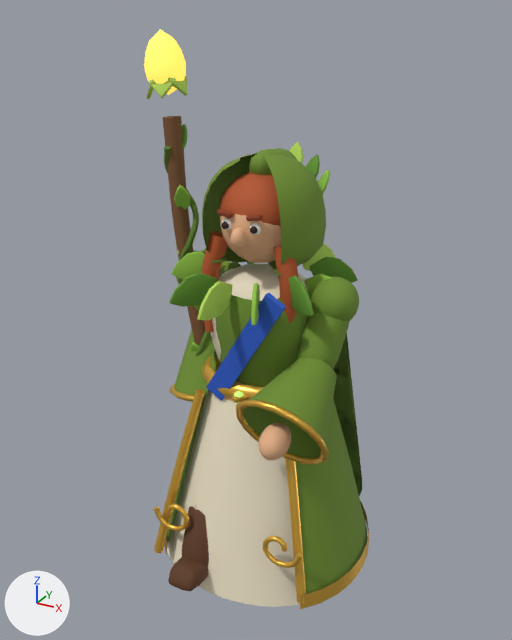
The glTF model public/models/mender.glb, before and after one commit.
The view is the same before and after, from a 50 mm camera at (0.676, -1.265, 1.259) aimed at (-0.023, 0.006, 0.623). Every picture has the same lights, and +X, +Y and +Z are marked at lower left. The first picture is the older version. Both versions are drawn at frame 15 of the action 'walk'; the numbers are the values there.

Names of what the first picture shows: 'bell.L', 'bell.R', 'chest_matte#62962e', 'head_matte#6f8f2e', 'head_matte#b5562a', 'hips_gold#f0bd4c', 'overTop', 'overrobe', 'sash', 'staff', 'underrobe', 'upperarm.L_matte#6f8f2e' and 25 more.
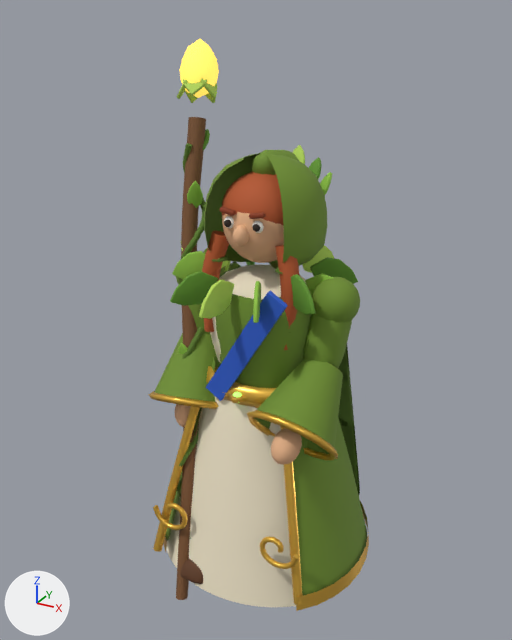
Not drawn themselves, but carrying or shaping drawn objects: ob_hips, ob_chest, ob_head, ob_upperarm_l, ob_upperarm_r, ob_thigh_r, ob_shin_r, ob_foot_r.

The edits, one by one:
Object 'hips' (ob_hips) moves from (0.0, 0.0, 0.451) to (0.0, 0.0, 0.449).
Object 'hips' (ob_hips) turns from (0, 0, 3.4) to (0, 0, 1.7) degrees about x, y and z.
Object 'chest' (ob_chest) turns from (3.4, 0, -4.5) to (1.7, 0, -2.3) degrees about x, y and z.
Object 'head' (ob_head) turns from (1.1, 0, 0) to (0.2, 0, 0) degrees about x, y and z.
Object 'upperarm.L' (ob_upperarm_l) turns from (-27, 6.9, 0) to (-13, 6.9, 0) degrees about x, y and z.
Object 'upperarm.R' (ob_upperarm_r) turns from (13, -6.9, 0) to (-1.2, -6.9, 0) degrees about x, y and z.
Object 'thigh.R' (ob_thigh_r) turns from (-28, 0, 0) to (-20, 0, 0) degrees about x, y and z.
Object 'shin.R' (ob_shin_r) turns from (3.6, 0, 0) to (4, 0, 0) degrees about x, y and z.
Object 'foot.R' (ob_foot_r) turns from (11, 0, 0) to (7.7, 0, 0) degrees about x, y and z.

Pixel boxes [x1, y1, x2, y2] of what changed, in the pictures (512 x 640 px):
'underrobe', moved, turned
    before: [167, 389, 300, 607]
    after: [166, 396, 296, 607]
'overrobe', moved, turned
    before: [166, 353, 367, 594]
    after: [165, 357, 367, 595]
'head_matte#6f8f2e', moved, turned
    before: [202, 148, 326, 269]
    after: [204, 150, 327, 269]
'bell.L', moved, turned
    before: [243, 358, 337, 458]
    after: [255, 359, 343, 454]
'staff', moved, turned
    before: [162, 116, 205, 345]
    after: [176, 117, 206, 600]
'hips_gold#f0bd4c', moved, turned
    before: [154, 389, 369, 609]
    after: [153, 406, 369, 611]
'overTop', moved, turned
    before: [215, 262, 311, 387]
    after: [215, 263, 311, 388]
'head_matte#b5562a', moved, turned
    before: [201, 172, 298, 332]
    after: [202, 172, 299, 350]
'upperarm.L_matte#6f8f2e', moved, turned
    before: [297, 277, 359, 369]
    after: [303, 277, 360, 369]
'bud', moved, turned
    before: [144, 29, 186, 95]
    after: [179, 39, 219, 98]
'bell.R', moved, turned
    before: [174, 329, 221, 395]
    after: [154, 333, 220, 402]
'sash', moved, turned
    before: [206, 292, 286, 401]
    after: [205, 291, 288, 401]
'chest_matte#62962e', moved, turned
    before: [169, 256, 358, 316]
    after: [170, 257, 358, 315]
'cuff.L', moved, turned
    before: [236, 400, 329, 465]
    after: [247, 410, 338, 460]
'head_matte#eab58a', moved, turned
    before: [220, 214, 282, 263]
    after: [222, 212, 284, 263]
'cape', moved, turned (mostly hidden)
    before: [238, 263, 362, 496]
    after: [233, 262, 360, 495]
'robeTop', moved, turned
    before: [211, 264, 307, 362]
    after: [210, 265, 306, 362]
'staffVine', moved, turned
    before: [164, 146, 211, 356]
    after: [177, 143, 206, 539]
'hand.L.001', moved, turned
    before: [259, 422, 291, 461]
    after: [271, 428, 302, 465]
'chest_matte#b8dc5c', moved, turned
    before: [197, 243, 335, 321]
    after: [199, 245, 334, 319]
'chest_matte#8fc244', moved, turned
    before: [172, 251, 332, 325]
    after: [172, 251, 333, 323]
'boot.R', moved, turned (not visible afterwards)
    before: [181, 506, 209, 567]
'spine_gold#f0bd4c', moved, turned
    before: [201, 356, 264, 403]
    after: [206, 366, 276, 408]
'toe.R', moved, turned
    before: [168, 556, 209, 591]
    after: [180, 558, 203, 584]
'weapon_matte#b8dc5c', moved, turned
    before: [146, 76, 187, 253]
    after: [177, 78, 217, 251]
'weapon_matte#8fc244', moved, turned
    before: [174, 185, 199, 351]
    after: [179, 181, 203, 354]
'cuff.R', moved, turned (mostly hidden before)
    before: [170, 383, 194, 402]
    after: [149, 391, 218, 409]
'head_matte#8a3a1a', moved, turned
    before: [217, 209, 263, 221]
    after: [220, 207, 266, 219]
'upperarm.R_matte#6f8f2e', moved, turned (mostly hidden)
    before: [176, 251, 205, 323]
    after: [176, 251, 210, 334]
'hand.R.001', moved, turned (not visible before)
    after: [175, 404, 191, 427]
'head_matte#62962e', moved, turned (mostly hidden)
    before: [306, 155, 320, 178]
    after: [309, 157, 322, 179]
'head_matte#8fc244', moved, turned (mostly hidden)
    before: [318, 170, 330, 194]
    after: [320, 172, 332, 195]
'hoodLeaf2', moved, turned
    before: [290, 142, 303, 163]
    after: [292, 145, 305, 164]
'head_matte#f4efe6', moved, turned
    before: [222, 218, 261, 235]
    after: [224, 216, 264, 233]
'weapon_matte#62962e', moved, turned (mostly hidden)
    before: [182, 124, 188, 149]
    after: [203, 129, 210, 150]
'head_matte#2a1d14', moved, turned
    before: [222, 221, 257, 234]
    after: [224, 219, 260, 232]
'head_matte#5a7a26', moved, turned (mostly hidden)
    before: [210, 255, 282, 300]
    after: [211, 255, 291, 333]
'claspGem', moved, turned
    before: [234, 391, 243, 403]
    after: [233, 392, 242, 403]
'calf.R', moved, turned (not visible afterwards)
    before: [194, 504, 198, 510]
